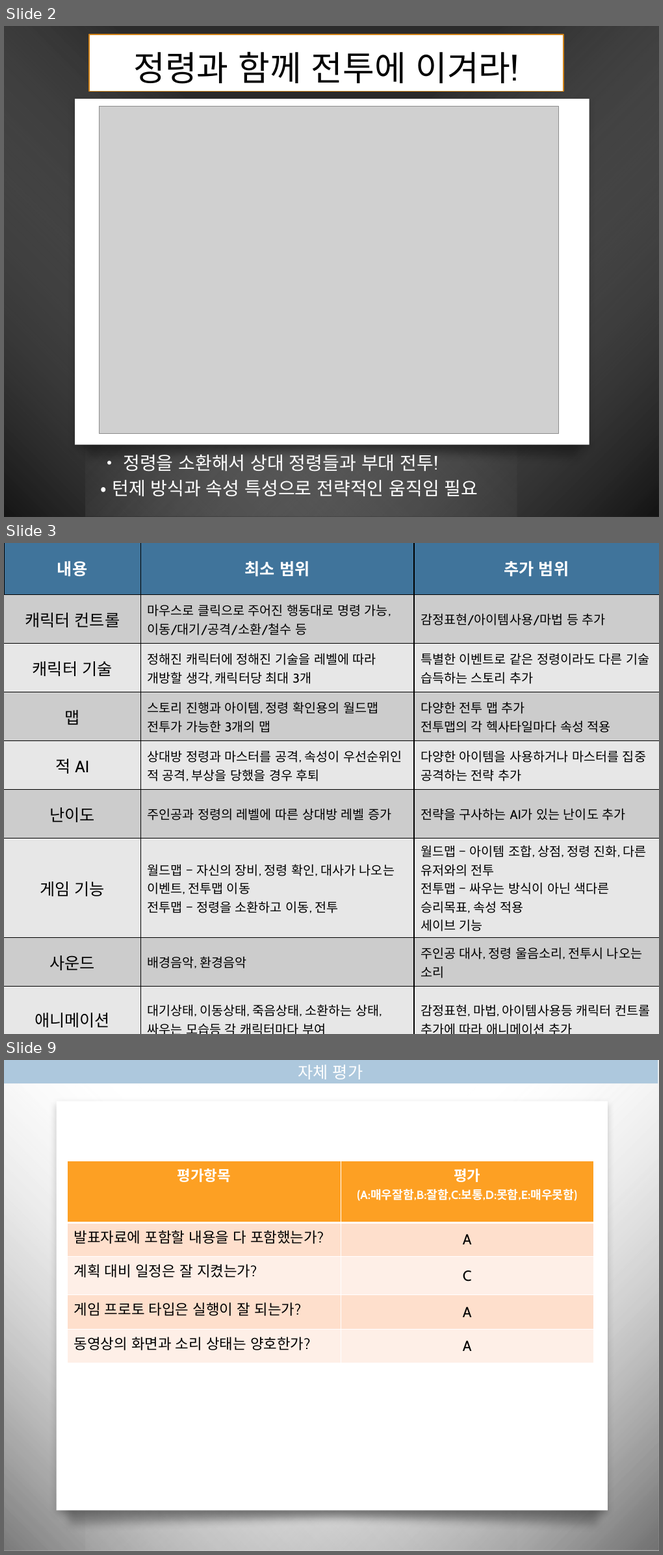
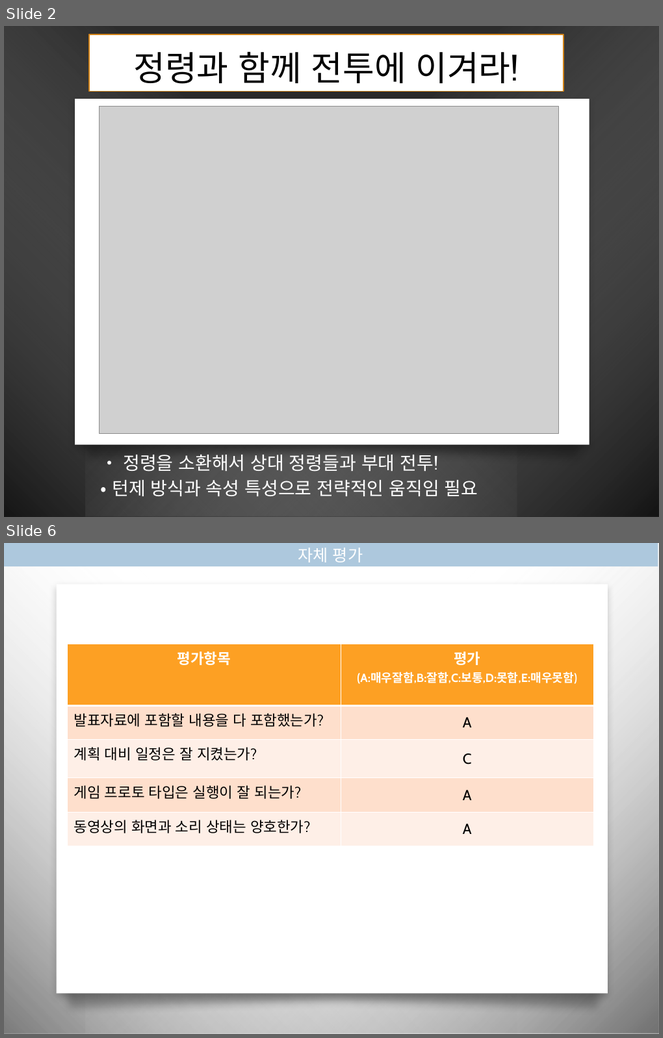
Before and after one commit to BigDataIsVeryImportantInAI/MyRoom, a slide deck: present2.pptx. Shown one above the other, each under a label of ours: slides 2, 3 and 9 before the commit, slides 2 and 6 after it; the slides between them are not shown. The pictures are 663x1555 and 663x1038 pixels, drawn with LibreOffice and Linux fonts; fonts in the diff are those of the drawing; grey boxes stand for pictures; background and template pictures are left out; a plain dark background stands for a picture behind light text. Boxes give left, top, right and bottom in pixels: in the first picture for what was removed or moved away, otherwise in the second. Text is boxed around its words. In the diff, an @@ line names an element or a change of style, - is before the commit and + after.

```diff
--- a/present2.pptx
+++ b/present2.pptx
@@ slide 3 removed at bbox=[4, 543, 659, 1034], background picture (left out); not listed: 4 template elements that a slide beside it also shows @@
@@ table removed at bbox=[4, 543, 659, 1034], 9 rows, 3 columns @@
-내용 | 최소 범위 | 추가 범위
-캐릭터 컨트롤 | 마우스로 클릭으로 주어진 행동대로 명령 가능, 이동/대기/공격/소환/철수 등 | 감정표현/아이템사용/마법 등 추가
-캐릭터 기술 | 정해진 캐릭터에 정해진 기술을 레벨에 따라 개방할 생각, 캐릭터당 최대 3개 | 특별한 이벤트로 같은 정령이라도 다른 기술 습득하는 스토리 추가
-맵 | 스토리 진행과 아이템, 정령 확인용의 월드맵 / 전투가 가능한 3개의 맵 | 다양한 전투 맵 추가 / 전투맵의 각 헥사타일마다 속성 적용
-적 AI | 상대방 정령과 마스터를 공격, 속성이 우선순위인 적 공격, 부상을 당했을 경우 후퇴 | 다양한 아이템을 사용하거나 마스터를 집중 공격하는 전략 추가
-난이도 | 주인공과 정령의 레벨에 따른 상대방 레벨 증가 | 전략을 구사하는 AI가 있는 난이도 추가
-게임 기능 | 월드맵 – 자신의 장비, 정령 확인, 대사가 나오는 이벤트, 전투맵 이동 / 전투맵 – 정령을 소환하고 이동, 전투 | 월드맵 – 아이템 조합, 상점, 정령 진화, 다른 유저와의 전투 / 전투맵 – 싸우는 방식이 아닌 색다른 승리목표, 속성 적용 / 세이브 기능
-사운드 | 배경음악, 환경음악 | 주인공 대사, 정령 울음소리, 전투시 나오는 소리
-애니메이션 | 대기상태, 이동상태, 죽음상태, 소환하는 상태, 싸우는 모습등 각 캐릭터마다 부여 | 감정표현, 마법, 아이템사용등 캐릭터 컨트롤 추가에 따라 애니메이션 추가
@@ what was slide 9 is now slide 6 @@
```
Also in this commit, not shown: 1 slide changed, 2 slides added, 4 other slides removed, 1 other file.
